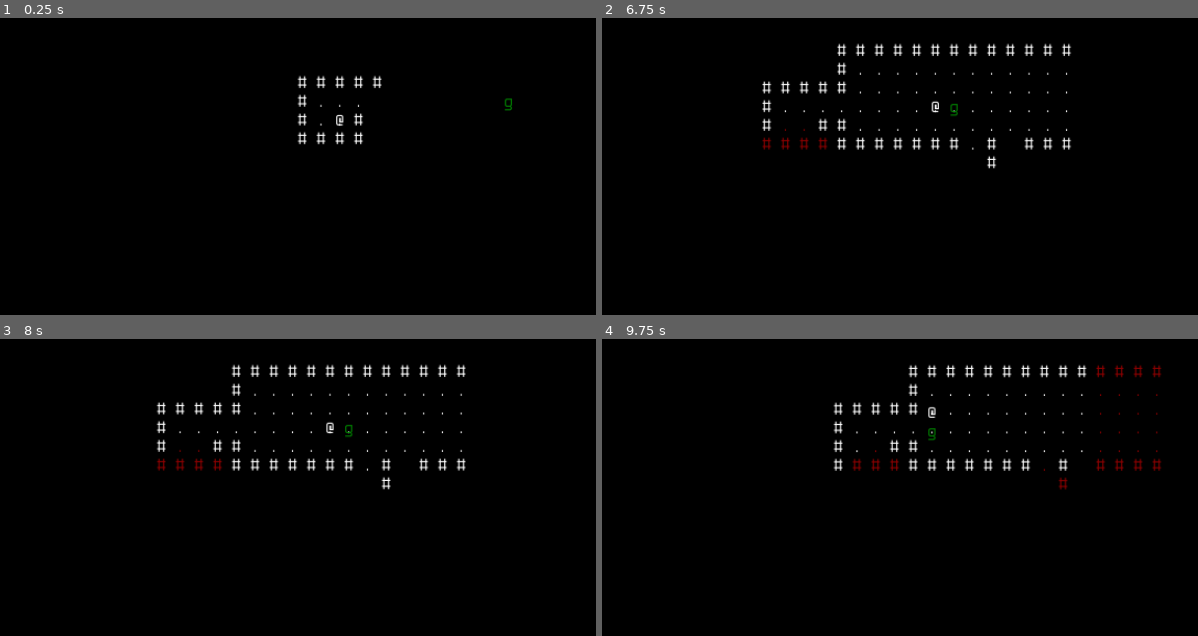
Above: before the commit, frames 1-4 (two rows, left to right).
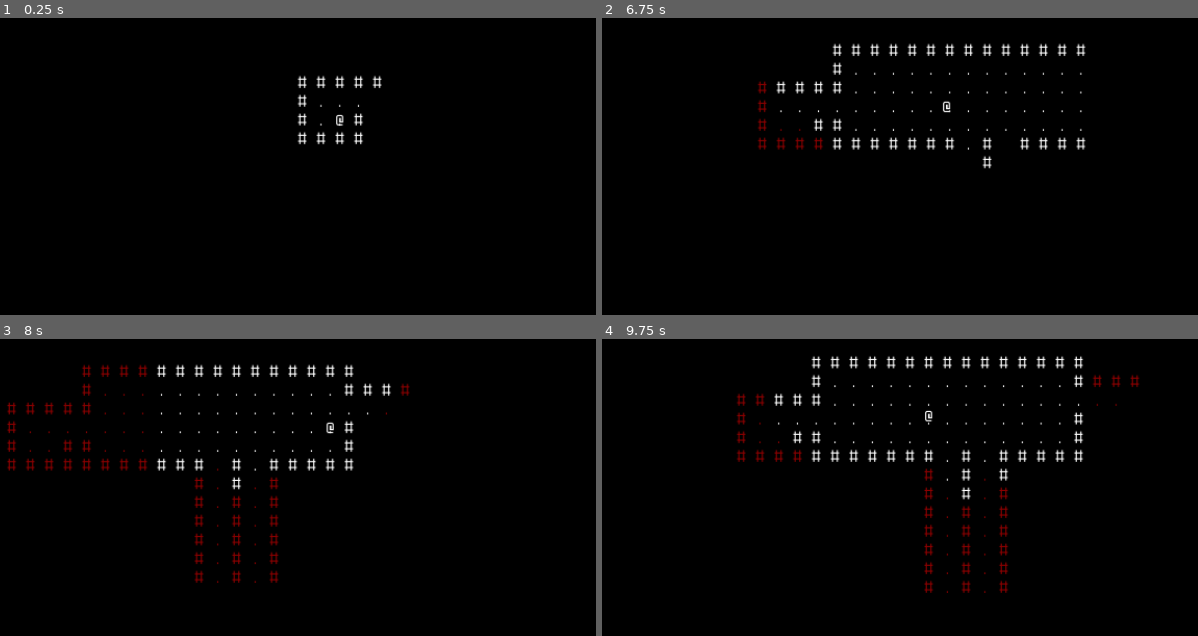
Above: after the commit, the same moments.

Repository: ElPresidentePoole/godot-rl
Game: Godot game, scene res://scenes/dungeon.tscn
Two runs of this game, one before a commit and one after it. Both use one fixed random seed, a clock stepped at 60 frames per second and the inputs below.
Inputs:
- Up to frame 1 (0.25 s): no input
- Up to frame 2 (6.75 s): hold W (move_north) 0.53-2.03 s; tap Enter at 1.25, 3.5, 5.75 s; tap Space at 2, 4.25 s; hold A (move_west) 2.03-3.53 s; hold S (move_south) 3.53-4.28 s; hold D (move_east) 4.28-5.03 s; hold W (move_north) 5.03-5.78 s; hold D (move_east) from 5.78 s (still down)
- Up to frame 3 (8 s): keep holding D (move_east)
- Up to frame 4 (9.75 s): release D (move_east) at 8.03 s; hold S (move_south) 8.03-8.78 s; hold A (move_west) 8.78-9.53 s; hold W (move_north) from 9.53 s (still down)

The runs differ from the first frame. In frame 1, less than 0.1% of the frame differs, in the area x 84-86%, y 26-32%; in frame 2, 2.8%; in frame 3, 3.8%; in frame 4, 5.2%, in the area x 22-94%, y 5-86%.

Commit message:
starting on hp and gameplay

Diff:
--- /dev/null
+++ b/mortality.gd
@@ -0,0 +1,19 @@
+extends Node
+
+class_name Mortality
+
+var max_hp: int
+var hp: int
+var mortal: Node
+
+signal died(he_who_had_their_mortality_clarified: Node2D)
+
+func _init(mortal: Node, hp: int):
+	self.hp = hp
+	self.max_hp = hp
+	self.mortal = mortal
+
+func take_damage(dh: int) -> void:
+	self.hp -= dh
+	if self.hp <= 0:
+		emit_signal('died', self.mortal)
--- a/scenes/cell_map.gd
+++ b/scenes/cell_map.gd
@@ -192,7 +192,7 @@
 		var new_room: Rect2 = Rect2(new_room_position_x, new_room_position_y, new_room_size_x, new_room_size_y)
 		room = new_room # Save our room info for later
 		has_room = true
-		print_debug('room %s' % [room] )
+#		print_debug('room %s' % [room] )
 		for x in range(new_room.position.x+1, new_room.end.x-1):
 			for y in range(new_room.position.y+1, new_room.end.y-1): # -/+1 to give us space for walls
 				var c: Cell = _cell_map.node_table[Vector2(x, y) * CELL_SIZE]
--- a/scenes/dungeon.gd
+++ b/scenes/dungeon.gd
@@ -12,12 +12,6 @@
 var player_seen_tiles: Array[Vector2] = [] # TODO
 var mob_mrpas_map: Dictionary = {}
 
-func get_cellmap() -> CellMap:
-	return cellmap # TODO: remove, not needed
-
-func get_astar() -> AStar2D:
-	return get_cellmap().astar # TODO: remove, not needed
-
 func place_player(x: int, y: int) -> void:
 	""" Places a player somewhere and then updates fov """
 	var p = player
@@ -27,8 +21,25 @@
 func spawn_mob(x: int, y: int) -> void:
 	var m = S_Mob.instantiate()
 	m.position = Vector2(x, y) * cellmap.CELL_SIZE
+	var cid: int = cellmap.get_cell_id(m.position)
+	astar.set_point_disabled(cid)
 	mob_mrpas_map[m] = cellmap.build_mrpas_from_map()
+	m.mortality.connect('died', func(poor_schmuck):
+		# FIXME: doesn't clear the right astar point
+		var cell_died_at = cellmap.get_cell_id(poor_schmuck.position)
+		# for some reason, cellmap.get_cell_id and get_closest_point give different results?
+		# I need to review this code
+#		var cell_died_at = astar.get_closest_point(poor_schmuck.position)
+#		print_debug(cellmap.get_cell_id(poor_schmuck.position), astar.get_closest_point(poor_schmuck.position))
+		poor_schmuck.queue_free()
+		astar.set_point_disabled(cell_died_at, false)
+		mob_mrpas_map.erase(poor_schmuck)
+		)
 	mobs.add_child(m)
+
+func update_mob_fov(m: Node2D) -> void:
+	mob_mrpas_map[m].clear_field_of_view()
+	mob_mrpas_map[m].compute_field_of_view(cellmap.world_pos_to_cell(m.position), m.VIEW_DISTANCE)
 
 func update_player_fov(new_position: Vector2) -> void:
 	""" Calculates the player's current fov and hides/shows mobs and cellmap cells based on it.  This, obviously, causes side effects!
@@ -58,25 +69,39 @@
 
 # Called when the node enters the scene tree for the first time.
 func _ready() -> void:
-	var spawn_room: Vector2 = cellmap.root.get_leaves()[0].get_room_center()
-	place_player(spawn_room.x, spawn_room.y)
 	var mob_pos: Vector2 = cellmap.root.get_leaves()[1].get_room_center()
 	spawn_mob(mob_pos.x, mob_pos.y)
+	var spawn_room: Vector2 = cellmap.root.get_leaves()[0].get_room_center()
+	place_player(spawn_room.x, spawn_room.y) # spawn the player last so our FOV stuff hides the mob
 
 # Called every frame. 'delta' is the elapsed time since the previous frame.
 func _process(delta) -> void:
 	pass
 
+func find_mob_by_position(pos: Vector2) -> Node2D:
+	for m in mobs.get_children():
+		if m.position == pos:
+			return m
+	return null
+
+func attack(perp: Node2D, victim: Node2D) -> void:
+	# TODO: damage based on perp
+	victim.mortality.take_damage(1)
+
 func process_turn(player_state):
 	for m in mobs.get_children():
+		update_mob_fov(m)
 		m.do_turn_behavior(astar, mob_mrpas_map[m], cellmap, player_state)
 	update_player_fov(player.position)
 
 func _on_player_request_to_move(dv):
 	dv *= cellmap.CELL_SIZE
-	if not astar.is_point_disabled(cellmap.get_cell_id(player.position+dv)):
-##			astar.set_point_disabled(cellmap.get_cell_id(position), false)
-##			astar.set_point_disabled(cellmap.get_cell_id(position+dv), true)
-###			position = position+dv
+	var col_point = player.position+dv
+	if astar.is_point_disabled(cellmap.get_cell_id(col_point)):
+		var mob_bumped_into = find_mob_by_position(col_point)
+		if mob_bumped_into:
+			attack(player, mob_bumped_into)
+			# process_turn({ 'new_position': player.position+dv }) # FIXME: a turn should pass when we hit em and NOT crash the game
+	else:
 		process_turn({ 'new_position': player.position+dv })
 		player.move(dv)
--- a/scenes/chaseplayerai.gd
+++ b/scenes/mob.gd
@@ -1,16 +1,12 @@
 extends Node2D
 
-#@onready var astar: AStar2D
-#@onready var cellmap: CellMap
-#@onready var mrpas: MRPAS = cellmap.build_mrpas_from_map()
 var last_seen: Vector2
+var mortality: Mortality = Mortality.new(self, 3)
 const VIEW_DISTANCE: int = 3
 
 # Called when the node enters the scene tree for the first time.
 func _ready() -> void:
 	pass
-#	var cid: int = cellmap.get_cell_id(position)
-#	astar.set_point_disabled(cid)
 
 # Called every frame. 'delta' is the elapsed time since the previous frame.
 func _process(delta) -> void:
@@ -29,8 +25,6 @@
 		await create_tween().tween_property(self, 'position', path[1], 0.1).finished
 
 func do_turn_behavior(astar: AStar2D, mrpas: MRPAS, cellmap: Node2D, new_player_state: Dictionary) -> void:
-	mrpas.clear_field_of_view()
-	mrpas.compute_field_of_view(cellmap.world_pos_to_cell(position), VIEW_DISTANCE)
 	if mrpas.is_in_view(cellmap.world_pos_to_cell(new_player_state['new_position'])):
 		last_seen = new_player_state['new_position']
 		move(astar, cellmap, new_player_state['new_position'])
--- a/scenes/mob.tscn
+++ b/scenes/mob.tscn
@@ -1,13 +1,13 @@
 [gd_scene load_steps=4 format=3 uid="uid://bbhvbrxv8f6kj"]
 
-[ext_resource type="Script" path="res://scenes/chaseplayerai.gd" id="1_0bxj0"]
 [ext_resource type="Theme" uid="uid://dnn8dbcm7eoww" path="res://gfx/World.tres" id="1_1sh38"]
+[ext_resource type="Script" path="res://scenes/mob.gd" id="1_3xlg5"]
 
 [sub_resource type="RectangleShape2D" id="RectangleShape2D_0cw64"]
 size = Vector2(32, 32)
 
 [node name="mob" type="Node2D"]
-script = ExtResource("1_0bxj0")
+script = ExtResource("1_3xlg5")
 
 [node name="Label" type="Label" parent="."]
 modulate = Color(0, 0.521569, 0, 1)
--- a/scenes/player.gd
+++ b/scenes/player.gd
@@ -12,7 +12,6 @@
 signal request_to_move(dv: Vector2)
 
 var ready_to_move: bool = true
-
 var moving: Globals.MovementDirection = Globals.MovementDirection.NONE
 
 # Called when the node enters the scene tree for the first time.
